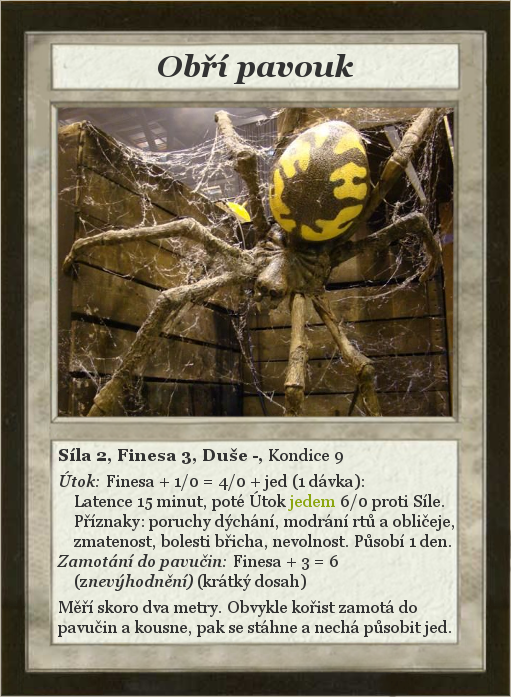
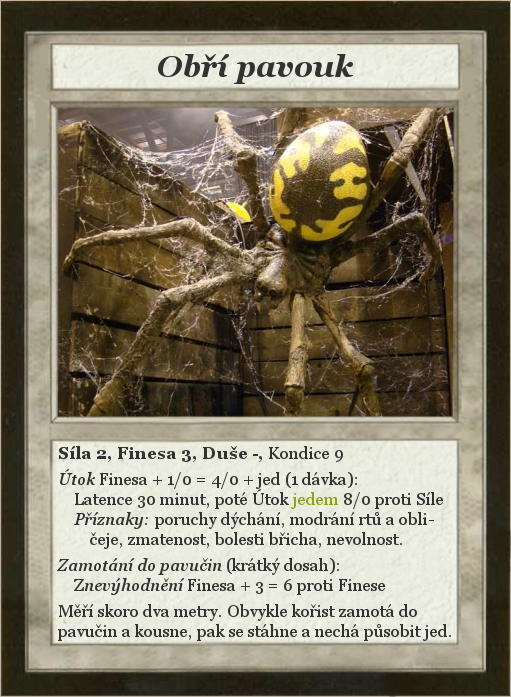
Comparing the layer stacks of the two 511 x 697 images. Changes:
painted on "Síla 2, Finesa 3, Duše -, Kond..." over [57, 446, 454, 641]
